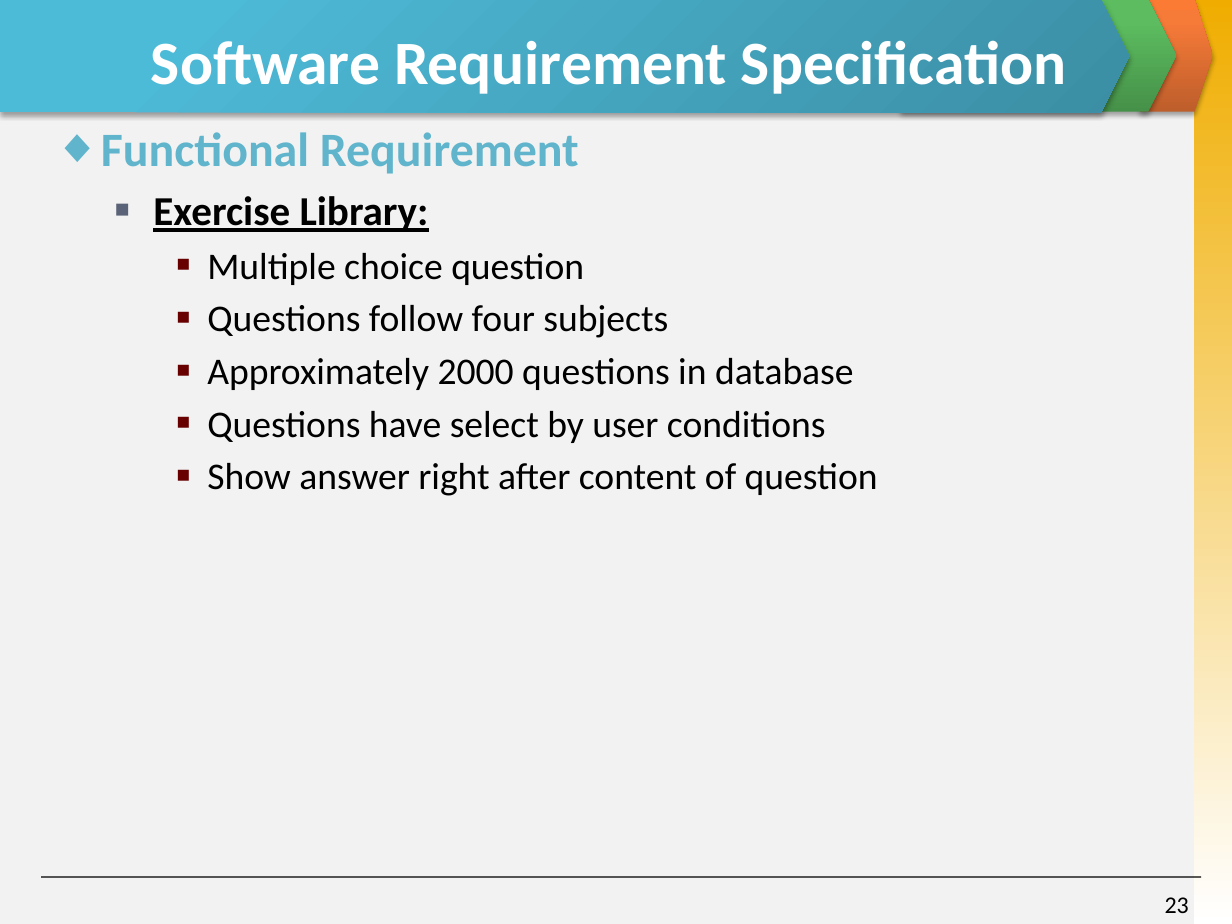
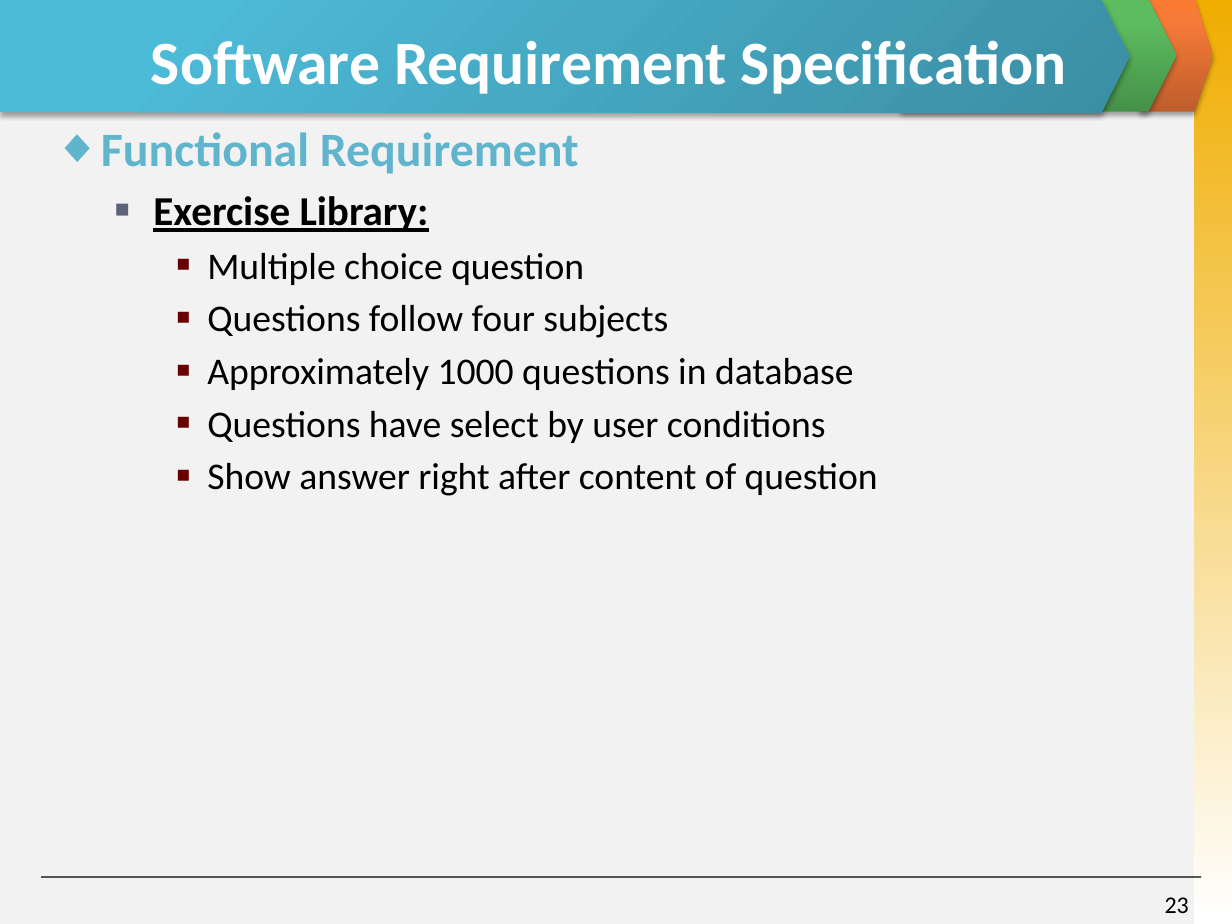
Before and after one commit to skyview059/e-learning-website, a slide deck: slide 23 of Document/Final report/Slide Present E-Learning.pptx. Drawn at 1232x924 pixels with LibreOffice and Linux fonts; fonts in the diff are those of the drawing. Boxes give left, top, right and bottom in pixels: in the first picture for what was removed or moved away, otherwise in the second. Text is boxed around its words. In the diff, an @@ line names an element or a change of style, - is before the commit and + after.

```diff
--- a/Document/Final report/Slide Present E-Learning.pptx
+++ b/Document/Final report/Slide Present E-Learning.pptx
@@ text at (x1=207, y1=358, x2=854, y2=390): text changed @@
-    ■ Approximately 2000 questions in database
+    ■ Approximately 1000 questions in database
```
